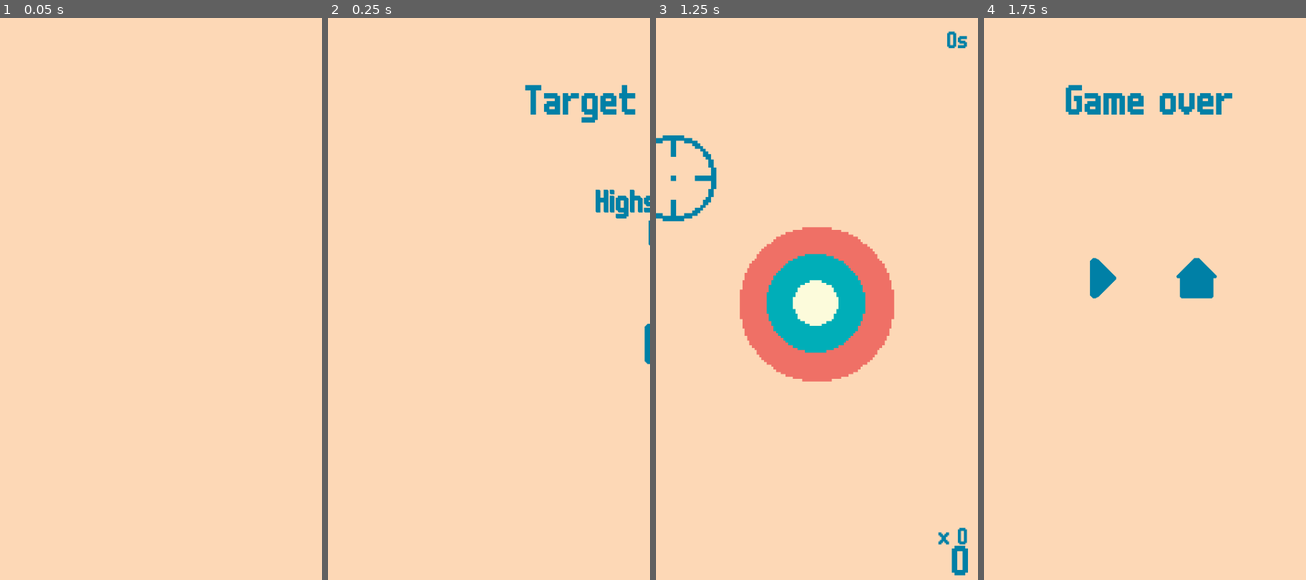
Above: before the commit, frames 1-4 (left to right).
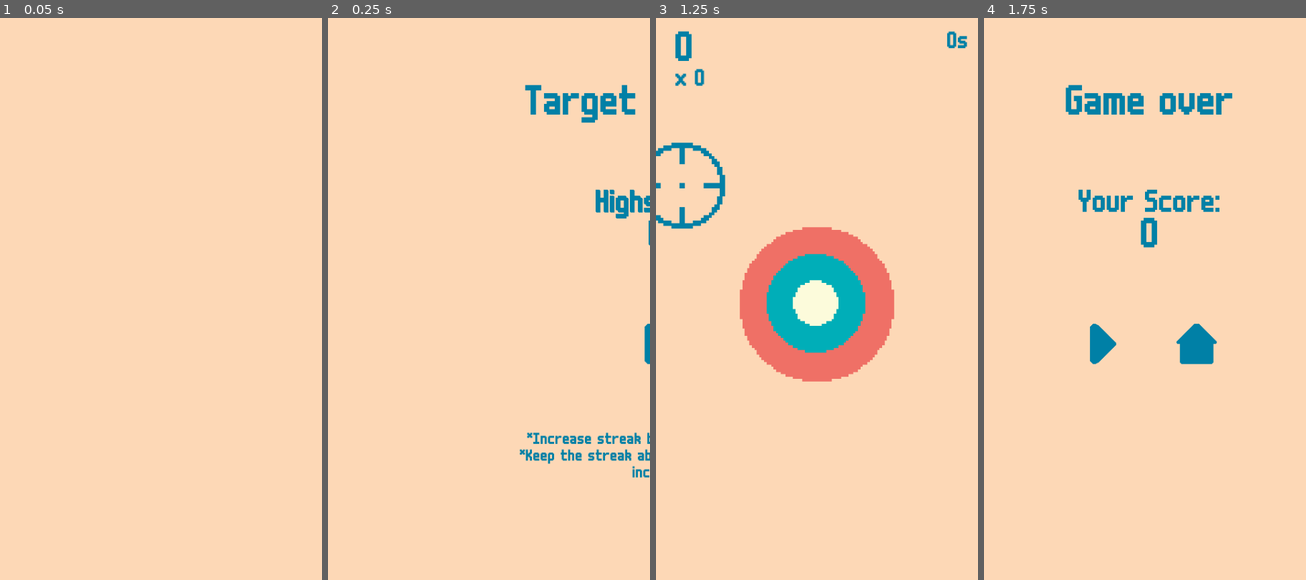
Above: after the commit, the same moments.

Repository: Domogo/targetPractice
Game: Godot game, scene res://scenes/Main.tscn
Same seed, same stepped clock (60 frames per second), same inputs: the game is played once before the commit and once after it.
Inputs (mouse positions are in pixels of both pictures, inside the frame that each line leads up to):
- Up to frame 1 (0.05 s): no input
- Up to frame 2 (0.25 s): no input
- Up to frame 3 (1.25 s): click (817, 343) at 0.5 s
- Up to frame 4 (1.75 s): move the mouse to (1215, 276) at 1.27 s; click (1215, 276) at 1.42 s

Frame 1 is identical in both runs. In frame 2, 0.9% of the frame differs, in the area x 59-100%, y 73-82%; in frame 3, 2.0%; in frame 4, 3.1%, in the area x 29-74%, y 30-62%.

Commit message:
minor changes: active score placement, tips, score on game over

Diff:
--- a/project.godot
+++ b/project.godot
@@ -15,7 +15,7 @@
 
 [application]
 
-config/name="Target Tap"
+config/name="Target Practice"
 run/main_scene="res://scenes/Main.tscn"
 config/icon="res://icon.png"
 
--- a/scenes/ui/BaseScreen.tscn
+++ b/scenes/ui/BaseScreen.tscn
@@ -54,4 +54,9 @@
 margin_bottom = 64.0
 custom_constants/separation = 75
 
+[node name="Tips" type="Label" parent="VBoxContainer"]
+margin_top = 68.0
+margin_right = 108.0
+margin_bottom = 82.0
+
 [node name="Tween" type="Tween" parent="."]
--- a/scenes/ui/GameOverScreen.tscn
+++ b/scenes/ui/GameOverScreen.tscn
@@ -1,8 +1,17 @@
-[gd_scene load_steps=4 format=2]
+[gd_scene load_steps=7 format=2]
 
 [ext_resource path="res://scenes/ui/BaseScreen.tscn" type="PackedScene" id=1]
 [ext_resource path="res://assets/img/play.png" type="Texture" id=2]
 [ext_resource path="res://assets/img/home.png" type="Texture" id=3]
+[ext_resource path="res://assets/font/m6x11.ttf" type="DynamicFontData" id=4]
+
+[sub_resource type="DynamicFont" id=2]
+size = 48
+font_data = ExtResource( 4 )
+
+[sub_resource type="DynamicFont" id=1]
+size = 64
+font_data = ExtResource( 4 )
 
 [node name="GameOverScreen" instance=ExtResource( 1 )]
 
@@ -27,12 +36,33 @@
 [node name="Score" parent="VBoxContainer" index="1"]
 margin_top = 156.0
 margin_right = 484.0
-margin_bottom = 156.0
+margin_bottom = 254.0
+custom_constants/separation = 0
+
+[node name="ScoreLabel" type="Label" parent="VBoxContainer/Score" index="0"]
+margin_right = 484.0
+margin_bottom = 42.0
+custom_fonts/font = SubResource( 2 )
+custom_colors/font_color = Color( 0, 0.505882, 0.654902, 1 )
+custom_colors/font_outline_modulate = Color( 0, 0.505882, 0.654902, 1 )
+text = "Score:"
+align = 1
+
+[node name="HighscoreLabel" type="Label" parent="VBoxContainer/Score" index="1"]
+margin_top = 42.0
+margin_right = 484.0
+margin_bottom = 98.0
+custom_fonts/font = SubResource( 1 )
+custom_colors/font_color = Color( 0, 0.505882, 0.654902, 1 )
+custom_colors/font_outline_modulate = Color( 0, 0.505882, 0.654902, 1 )
+text = "1000"
+align = 1
+valign = 1
 
 [node name="Buttons" parent="VBoxContainer" index="2"]
-margin_top = 256.0
+margin_top = 354.0
 margin_right = 484.0
-margin_bottom = 320.0
+margin_bottom = 418.0
 rect_pivot_offset = Vector2( -1430.27, -312.731 )
 alignment = 1
 
@@ -51,3 +81,8 @@
 margin_right = 343.0
 margin_bottom = 64.0
 texture_normal = ExtResource( 3 )
+
+[node name="Tips" parent="VBoxContainer" index="3"]
+margin_top = 518.0
+margin_right = 484.0
+margin_bottom = 532.0
--- a/scenes/ui/HUD.tscn
+++ b/scenes/ui/HUD.tscn
@@ -21,28 +21,26 @@
 
 [node name="ScoreLabel" type="Label" parent="."]
 visible = false
-margin_left = 130.997
-margin_top = 786.625
-margin_right = 468.997
-margin_bottom = 842.625
+margin_left = 28.9706
+margin_top = 20.3937
+margin_right = 366.971
+margin_bottom = 76.3937
 custom_fonts/font = SubResource( 2 )
 custom_colors/font_color = Color( 0, 0.505882, 0.654902, 1 )
 text = "0000"
-align = 2
 __meta__ = {
 "_edit_use_anchors_": false
 }
 
 [node name="StreakLabel" type="Label" parent="."]
 visible = false
-margin_left = 368.936
-margin_top = 760.2
-margin_right = 465.936
-margin_bottom = 787.2
+margin_left = 28.9706
+margin_top = 76.3937
+margin_right = 125.971
+margin_bottom = 108.394
 custom_fonts/font = SubResource( 4 )
 custom_colors/font_color = Color( 0, 0.505882, 0.654902, 1 )
 text = "x 15"
-align = 2
 __meta__ = {
 "_edit_use_anchors_": false
 }
--- a/scenes/ui/HomeScreen.tscn
+++ b/scenes/ui/HomeScreen.tscn
@@ -10,6 +10,11 @@
 
 [sub_resource type="DynamicFont" id=2]
 size = 64
+outline_color = Color( 0, 0.505882, 0.654902, 1 )
+font_data = ExtResource( 1 )
+
+[sub_resource type="DynamicFont" id=3]
+size = 24
 outline_color = Color( 0, 0.505882, 0.654902, 1 )
 font_data = ExtResource( 1 )
 
@@ -25,14 +30,17 @@
 alignment = 1
 
 [node name="Label" parent="VBoxContainer" index="0"]
+margin_top = 27.0
 margin_right = 484.0
+margin_bottom = 83.0
+custom_colors/font_color = Color( 0, 0.505882, 0.654902, 1 )
 text = "Target Practice"
 align = 1
 
 [node name="Score" parent="VBoxContainer" index="1"]
-margin_top = 156.0
+margin_top = 183.0
 margin_right = 484.0
-margin_bottom = 254.0
+margin_bottom = 281.0
 custom_constants/separation = 0
 alignment = 1
 
@@ -60,9 +68,9 @@
 autowrap = true
 
 [node name="Buttons" parent="VBoxContainer" index="2"]
-margin_top = 354.0
+margin_top = 381.0
 margin_right = 484.0
-margin_bottom = 418.0
+margin_bottom = 445.0
 custom_constants/separation = 20
 alignment = 1
 
@@ -73,3 +81,16 @@
 margin_right = 274.0
 margin_bottom = 64.0
 texture_normal = ExtResource( 3 )
+
+[node name="Tips" parent="VBoxContainer" index="3"]
+margin_top = 545.0
+margin_right = 484.0
+margin_bottom = 642.0
+custom_fonts/font = SubResource( 3 )
+custom_colors/font_color = Color( 0, 0.505882, 0.654902, 1 )
+custom_colors/font_outline_modulate = Color( 0, 0.505882, 0.654902, 1 )
+text = "*Increase streak by hitting the center
+*Keep the streak above 10 to delay speed increse!
+"
+align = 1
+autowrap = true
--- a/scripts/Main.gd
+++ b/scripts/Main.gd
@@ -3,6 +3,7 @@
 onready var spawn_location = get_node("CrosshairsPath/CrosshairSpawnLocation")
 var score = 0
 var highscore = 0
+var new_highscore = false
 var speed = 300
 var perfect_streak = 0
 var time = 0
@@ -49,7 +50,8 @@
 	score = 0
 	time = 0
 	perfect_streak = 0
-	speed = 100
+	speed = 150
+	new_highscore = false
 	$HUD.update_score(score)
 	$HUD.update_time(time)
 	$HUD.update_streak(perfect_streak)
@@ -75,8 +77,18 @@
 func update_highscore():
 	if score > highscore:
 		highscore = score
+		new_highscore = true
 		Settings.save_score(highscore)
-		set_highscore_on_homescreen()
+	set_highscore_on_homescreen()
+	set_highscore_on_gameoverscreen(new_highscore)
 
 func set_highscore_on_homescreen():
 	$Screens/HomeScreen/VBoxContainer/Score/HighscoreLabel.text = str(highscore)
+
+func set_highscore_on_gameoverscreen(is_new_highscore):
+	if is_new_highscore:
+		$Screens/GameOverScreen/VBoxContainer/Score/ScoreLabel.text = "New Highscore!"
+		$Screens/GameOverScreen/VBoxContainer/Score/HighscoreLabel.text = str(highscore)
+	else:
+		$Screens/GameOverScreen/VBoxContainer/Score/ScoreLabel.text = "Your Score:"
+		$Screens/GameOverScreen/VBoxContainer/Score/HighscoreLabel.text = str(score)
Not shown: 1 places in scenes/ui/HomeScreen.tscn that only renumber resources
Not shown, changed: .gitignore
Not shown, changed: targetTap.apk
